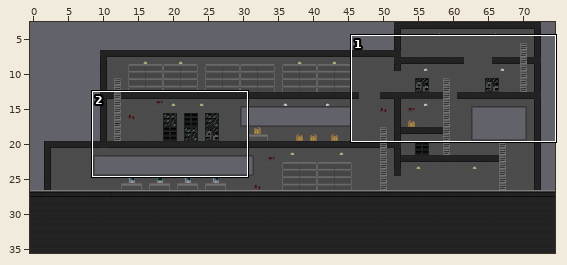
Two versions of a level (Tiled map, resources/tilemap/zona_supermarket.tmx). The first picture is a wide view before the edit; the outline marks the close-up.
Close-up. Before the edit:
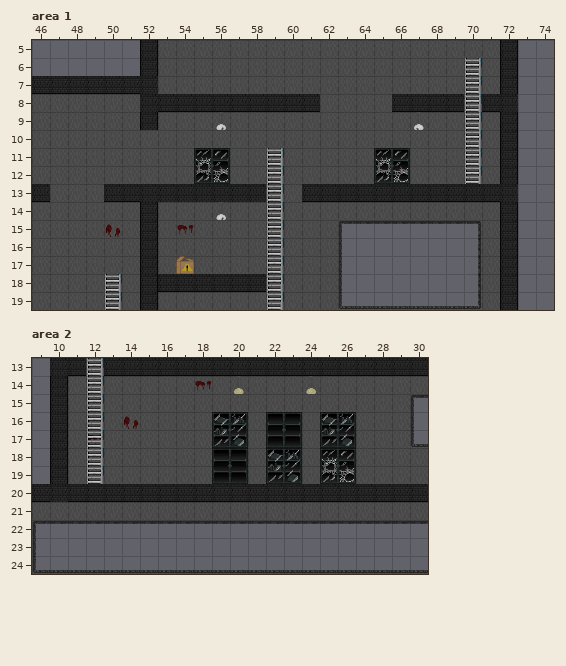
Cells are 32x32 px. Shown: area 1 x 46..74, y 5..19; area 2 x 9..30, y 13..24. The commit also changed other parts of the map, which this record leaves out. Tiles whose own drawing changed are shown in their newer look in all pictures.
After the commit:
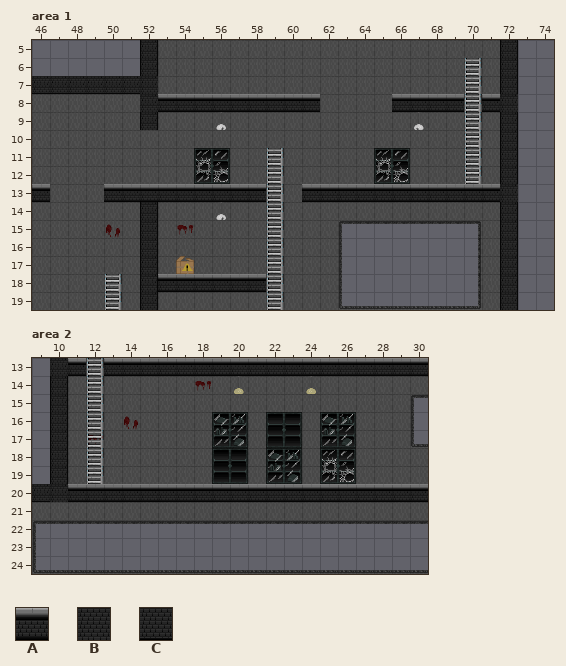
Key: from "template_tileset": A 4, B 5, C 12.
_ is an empty cell.
The edit:
{"where": "layer \"Walls #2\", area 1"}
{"y":8,"x":53,"old":"CCCCCCCCC","new":"AAAAAAAAA"}
{"y":8,"x":66,"old":"CCCC","new":"AAAA"}
{"y":8,"x":71,"old":"C","new":"A"}
{"y":13,"x":46,"old":"C","new":"A"}
{"y":13,"x":50,"old":"CCBBBBBBB","new":"AAAAAAAAA"}
{"y":13,"x":61,"old":"CCCCCCCCCCC","new":"AAAAAAAAAAA"}
{"y":18,"x":53,"old":"CCCCCC","new":"AAAAAA"}
{"where": "layer \"Walls #2\", area 2"}
{"y":13,"x":11,"old":"C","new":"A"}
{"y":13,"x":13,"old":"CCCCCCCCCCCCCCCCCC","new":"AAAAAAAAAAAAAAAAAA"}
{"y":20,"x":11,"old":"CCCCCCCCCCCCCCCCCCCC","new":"AAAAAAAAAAAAAAAAAAAA"}
